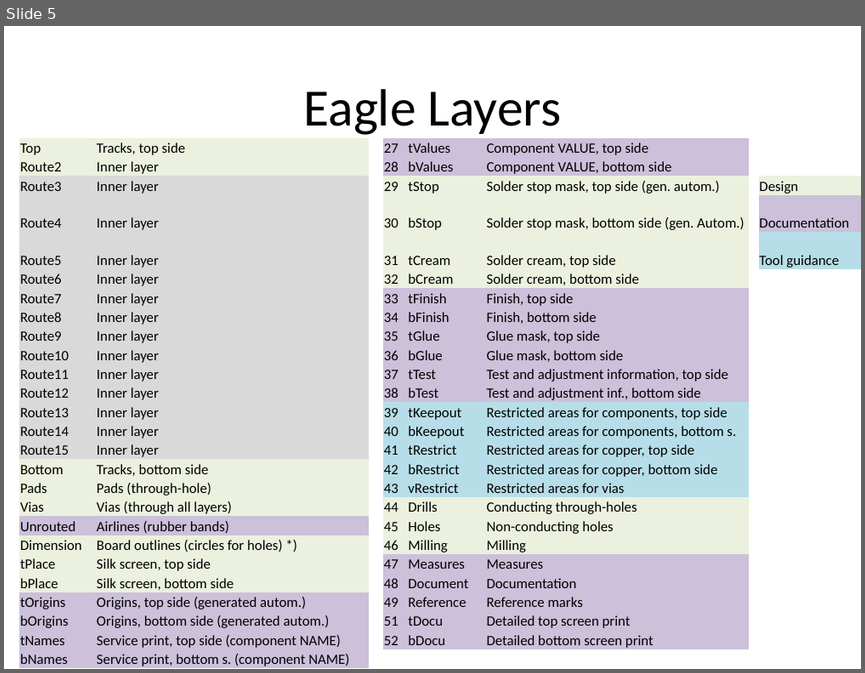
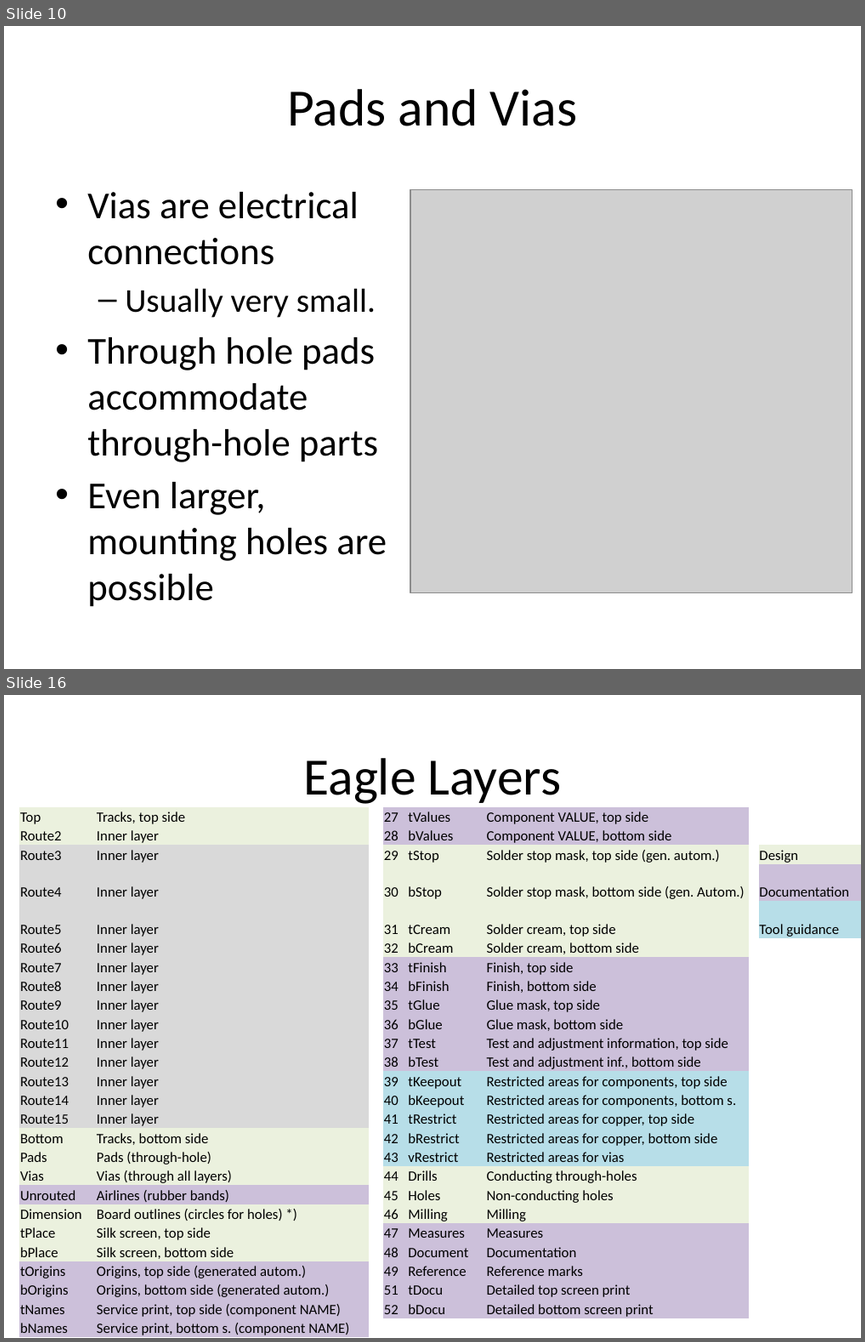
Before and after one commit to NVSL/QuadClass-Resources, a slide deck: Lecture Slides/02-Eagle-Part-1.pptx. Shown one above the other, each under a label of ours: slide 5 before the commit, slides 10 and 16 after it; the slides between them are not shown. The pictures are 865x673 and 865x1342 pixels, drawn with LibreOffice and Linux fonts; fonts in the diff are those of the drawing; grey boxes stand for pictures. Boxes give left, top, right and bottom in pixels: in the first picture for what was removed or moved away, otherwise in the second. Text is boxed around its words. In the diff, an @@ line names an element or a change of style, - is before the commit and + after.

```diff
--- a/Lecture Slides/02-Eagle-Part-1.pptx
+++ b/Lecture Slides/02-Eagle-Part-1.pptx
@@ slide 10 added at (x1=4, y1=26, x2=861, y2=669), background #FFFFFF @@
@@ title added at (x1=287, y1=89, x2=578, y2=126), 44 pt, text #000000 @@
+Pads and Vias
@@ text added at (x1=87, y1=192, x2=386, y2=607), 32 pt, text #000000 @@
+• Vias are electrical connections
+  – Usually very small.
+• Through hole pads accommodate through-hole parts
+• Even larger, mounting holes are possible
@@ picture added at (x1=410, y1=190, x2=852, y2=592) @@
@@ what was slide 5 is now slide 16 @@
```
Also in this commit, not shown: 2 slides changed, 12 other slides added, 2 slides removed, 7 other files.
